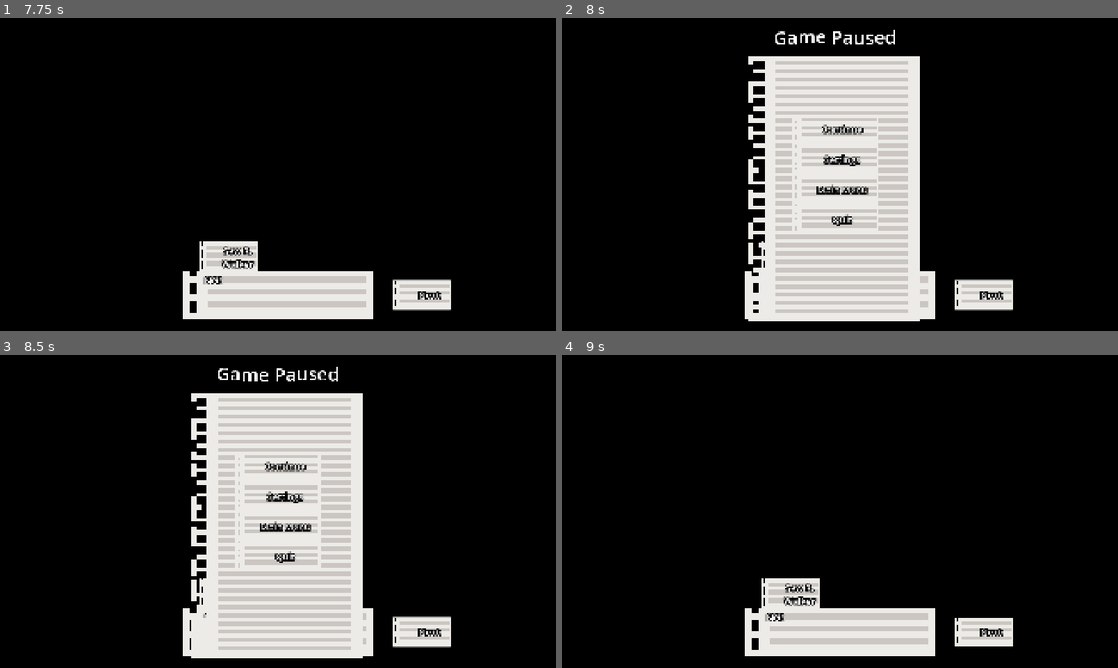
Above: before the commit, frames 1-4 (two rows, left to right).
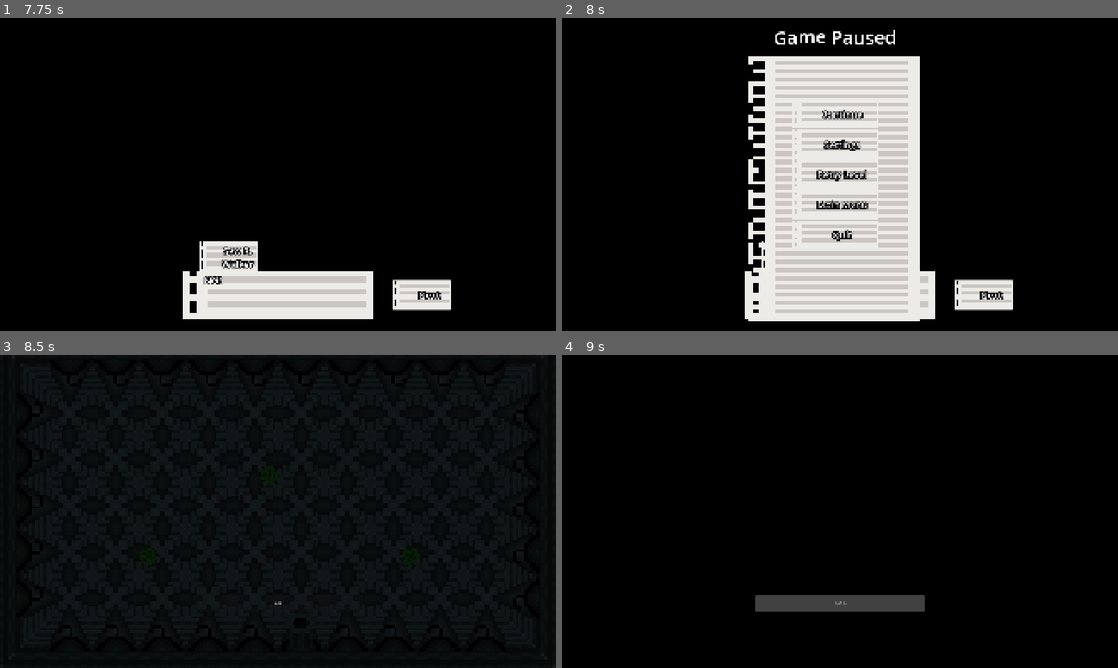
Above: after the commit, the same moments.

Repository: PlastusMaximus/LudumDare58
Game: Godot game, scene res://scenes/ui/menus/main_menu.tscn
The game is run twice, just before and just after one commit, with the same random seed, the same clock (stepped at 60 frames per second) and the same inputs.
Inputs (mouse positions are in pixels of both pictures, inside the frame that each line leads up to):
- Up to frame 1 (7.75 s): click "Start Game" at 0.5 s; click "Start Game" at 1.25 s; move the mouse to (400, 158) at 2.02 s; hold D (walk_right) 2.03-2.78 s; hold F (Freeze) 2.03-2.78 s; move the mouse to (166, 190) at 2.77 s; hold S (walk_down) 2.78-3.53 s; tap E (interact) at 2.85 s; move the mouse to (333, 105) at 3.52 s; hold D (walk_right) 3.53-4.25 s; hold Space (tutorial) 3.53-4.25 s; click "Next" at 4.25 s; click "Next" at 5 s; tap Enter at 5.75 s; move the mouse to (250, 237) at 5.77 s; hold W (walk_up) 5.78-6.53 s; tap F (Freeze) at 5.85 s; move the mouse to (444, 221) at 6.52 s; hold E (interact) 6.53-7.28 s; hold A (walk_left) from 6.53 s (still down); tap Q (cancel) at 7.15 s; tap Space (tutorial) at 7.25, 7.35 s; move the mouse to (111, 127) at 7.27 s
- Up to frame 2 (8 s): keep holding A (walk_left); tap Escape (pause) at 7.9 s
- Up to frame 3 (8.5 s): release A (walk_left) at 8 s; click (272, 511) at 8 s, where only the run after the commit has a clickable "Retry Level"
- Up to frame 4 (9 s): click (840, 467) at 8.75 s, where only the run before the commit has a clickable "Continue"

Frame 1 is identical in both runs. In frame 2, 3.3% of the frame differs, in the area x 41-57%, y 27-74%; in frame 3, 31%, in the area x 0-100%, y 0-100%; in frame 4, 7.8%.

Commit message:
Added retry button

Diff:
--- a/scenes/dead_hook.tscn
+++ b/scenes/dead_hook.tscn
@@ -1,13 +1,10 @@
-[gd_scene load_steps=5 format=3 uid="uid://c87lxb0i7fp4k"]
+[gd_scene load_steps=4 format=3 uid="uid://c87lxb0i7fp4k"]
 
 [ext_resource type="Script" uid="uid://c7hpefnt2lxy8" path="res://scripts/dead_hook.gd" id="1_0glt3"]
 [ext_resource type="Texture2D" uid="uid://cx6qa8kqnrm86" path="res://assets/visual/dead_hook.png" id="1_futm0"]
 
 [sub_resource type="RectangleShape2D" id="RectangleShape2D_0glt3"]
-size = Vector2(14, 5)
-
-[sub_resource type="CircleShape2D" id="CircleShape2D_0glt3"]
-radius = 9.0
+size = Vector2(16, 5)
 
 [node name="DeadHook" type="StaticBody2D" groups=["DeadHooks"]]
 collision_layer = 8
@@ -21,7 +18,3 @@
 [node name="CollisionShape2D" type="CollisionShape2D" parent="."]
 position = Vector2(0, -0.5)
 shape = SubResource("RectangleShape2D_0glt3")
-
-[node name="CollisionShape2D2" type="CollisionShape2D" parent="."]
-position = Vector2(0, 1)
-shape = SubResource("CircleShape2D_0glt3")
--- a/scenes/ui/menus/pause_menu.tscn
+++ b/scenes/ui/menus/pause_menu.tscn
@@ -96,6 +96,12 @@
 text = "Settings"
 script = ExtResource("3_cxt63")
 
+[node name="Retry" type="Button" parent="Menu/HBoxContainer/VBoxContainer/Buttons"]
+custom_minimum_size = Vector2(300, 100)
+layout_mode = 2
+text = "Retry Level"
+script = ExtResource("3_cxt63")
+
 [node name="MainMenu" type="Button" parent="Menu/HBoxContainer/VBoxContainer/Buttons"]
 custom_minimum_size = Vector2(300, 100)
 layout_mode = 2
@@ -110,5 +116,6 @@
 
 [connection signal="pressed" from="Menu/HBoxContainer/VBoxContainer/Buttons/Continue" to="." method="_on_continue_pressed"]
 [connection signal="pressed" from="Menu/HBoxContainer/VBoxContainer/Buttons/Settings" to="." method="_on_settings_pressed"]
+[connection signal="pressed" from="Menu/HBoxContainer/VBoxContainer/Buttons/Retry" to="." method="_on_retry_pressed"]
 [connection signal="pressed" from="Menu/HBoxContainer/VBoxContainer/Buttons/MainMenu" to="." method="_on_main_menu_pressed"]
 [connection signal="pressed" from="Menu/HBoxContainer/VBoxContainer/Buttons/Quit" to="." method="_on_quit_pressed"]
--- a/scripts/entities/player.gd
+++ b/scripts/entities/player.gd
@@ -153,5 +153,4 @@
 				current_rope.rope_done = true
 			await _die_tween().finished
 			get_parent().lost.emit()
-			GameManagerGlobal.quit_game()
-			queue_free()
+			GameManagerGlobal.load_scene(StatManagerGlobal.current_level.scene_file_path)
--- a/scripts/ui/menus/pause_menu.gd
+++ b/scripts/ui/menus/pause_menu.gd
@@ -51,3 +51,8 @@
 func _on_quit_pressed() -> void:
 	GameManagerGlobal.unpause_game()
 	GameManagerGlobal.quit_game()
+
+
+func _on_retry_pressed() -> void:
+	GameManagerGlobal.unpause_game()
+	GameManagerGlobal.load_scene(StatManagerGlobal.current_level.scene_file_path)
